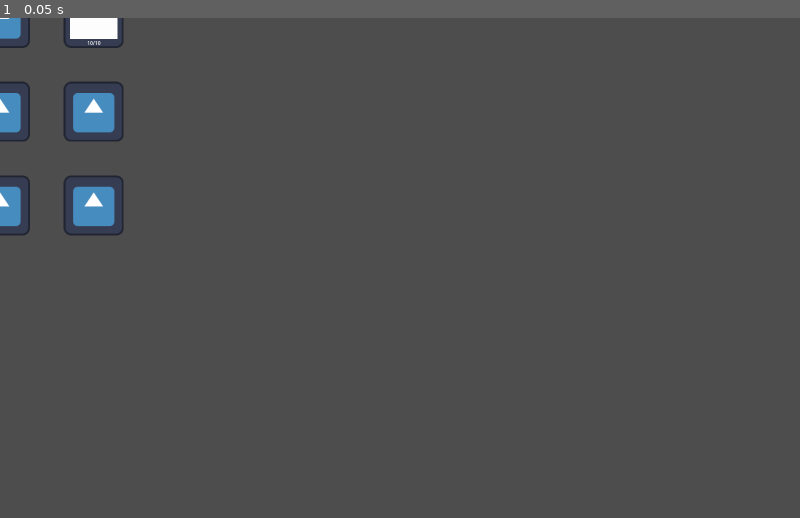
Above: before the commit, frame 1.
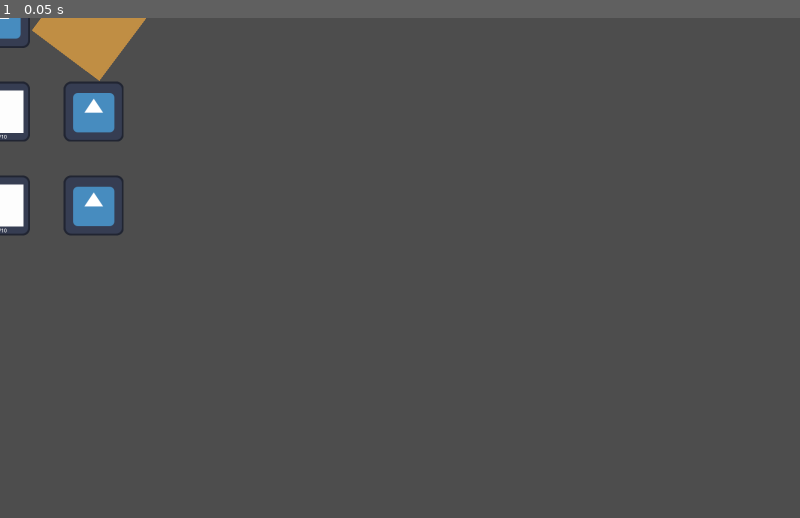
Above: after the commit, the same moment.

Repository: LandonM-byui/rpg-game-CSE290
Game: Godot game, scene res://modules/PlayerCharactersArea/player_grids.tscn
The game is run twice, just before and just after one commit, with the same random seed, the same clock (stepped at 60 frames per second) and the same inputs. This scene is started directly instead of the project's main scene. The engine's default icon, where the game draws it, is replaced by a stand-in: a white triangle on a blue panel in a dark square.
Inputs:
- Up to frame 1 (0.05 s): no input

The runs differ from the first frame. In frame 1, 1.5% of the frame differs, in the area x 0-19%, y 0-43%.
Error before the commit: Cannot call method 'instantiate' on a null value. (res://modules/PlayerCharactersArea/player_grids.gd:43)

Commit message:
Player movement implimented

Diff:
--- a/yee-haw/modules/PlayerCharactersArea/player_character.gd
+++ b/yee-haw/modules/PlayerCharactersArea/player_character.gd
@@ -1,13 +1,25 @@
 extends Node2D
+signal player_clicked(pos)
 
 var player_id = 0
-var player_position = Vector2(0,0)
+var char_name = ""
+var player_position = []
 var player_health = 10
 var current = false
 
-func initialize(id: int, current: bool) -> void:
+func initialize(id: int, name: String, in_party: bool, row: int, column: int) -> void:
 	player_id = id;
-	current = current;
+	current = in_party;
+	char_name = name;
+	player_position.append(row)
+	player_position.append(column)
 
-func _set_player_position(pos: Vector2) -> void:
-	player_position = pos
+func _set_player_position(row: int, column: int) -> void:
+	player_position.clear()
+	player_position.append(row)
+	player_position.append(column)
+
+
+func _on_area_2d_input_event(viewport: Node, event: InputEvent, shape_idx: int) -> void:
+	if event is InputEventMouseButton and event.pressed:
+		player_clicked.emit(player_position)
--- a/yee-haw/modules/PlayerCharactersArea/player_character.tscn
+++ b/yee-haw/modules/PlayerCharactersArea/player_character.tscn
@@ -3,12 +3,20 @@
 [ext_resource type="Script" uid="uid://0sfq6h61icgh" path="res://modules/PlayerCharactersArea/player_character.gd" id="1_h21t8"]
 [ext_resource type="Texture2D" uid="uid://cx4kvmvikphr5" path="res://Assets/Sample Assets/White_Rectangle.jpg" id="2_lm5yo"]
 
+[sub_resource type="RectangleShape2D" id="RectangleShape2D_h21t8"]
+size = Vector2(154, 138)
+
 [node name="PlayerCharacter" type="Node2D" unique_id=2054105415]
 script = ExtResource("1_h21t8")
 
-[node name="Sprite2D" type="Sprite2D" parent="." unique_id=1941933083]
+[node name="Area2D" type="Area2D" parent="." unique_id=558092487]
+
+[node name="Sprite2D" type="Sprite2D" parent="Area2D" unique_id=1941933083]
 scale = Vector2(0.5, 0.5)
 texture = ExtResource("2_lm5yo")
+
+[node name="CollisionShape2D" type="CollisionShape2D" parent="Area2D" unique_id=925626280]
+shape = SubResource("RectangleShape2D_h21t8")
 
 [node name="Health" type="Label" parent="." unique_id=1787309049]
 offset_left = -21.0
@@ -16,3 +24,6 @@
 offset_right = 22.0
 offset_bottom = 92.0
 text = "10/10"
+
+[connection signal="player_clicked" from="." to="." method="_on_player_clicked"]
+[connection signal="input_event" from="Area2D" to="." method="_on_area_2d_input_event"]
--- /dev/null
+++ b/yee-haw/modules/PlayerCharactersArea/player_grid.gd
@@ -0,0 +1,20 @@
+extends Node2D
+signal tile_clicked(row, column)
+
+var row
+var column
+
+func initialize(r, c):
+	row = r
+	column = c
+
+func _on_area_2d_input_event(viewport: Node, event: InputEvent, shape_idx: int) -> void:
+	if event is InputEventMouseButton and event.pressed:
+		tile_clicked.emit(row, column)
+
+
+func _highlight():
+	$Sprite2D.modulate = Color(0, 1, 0)
+
+func _un_highlight():
+	$Sprite2D.modulate = Color(1, 1, 1)
--- a/yee-haw/modules/PlayerCharactersArea/player_grid.tscn
+++ b/yee-haw/modules/PlayerCharactersArea/player_grid.tscn
@@ -1,15 +1,21 @@
 [gd_scene format=3 uid="uid://bmonm3860xtuv"]
 
+[ext_resource type="Script" uid="uid://jdwrtd0hib8m" path="res://modules/PlayerCharactersArea/player_grid.gd" id="1_gf6t8"]
 [ext_resource type="Texture2D" uid="uid://cynwov72hmk3b" path="res://icon.svg" id="1_nng1c"]
 
 [sub_resource type="RectangleShape2D" id="RectangleShape2D_gf6t8"]
 size = Vector2(203, 201.375)
 
-[node name="PlayerGrid" type="StaticBody2D" unique_id=310730952]
+[node name="PlayerGrid" type="Node2D" unique_id=6715437]
+script = ExtResource("1_gf6t8")
 
 [node name="Sprite2D" type="Sprite2D" parent="." unique_id=1111517741]
 scale = Vector2(1.5, 1.5)
 texture = ExtResource("1_nng1c")
 
-[node name="CollisionShape2D" type="CollisionShape2D" parent="." unique_id=1475695502]
+[node name="Area2D" type="Area2D" parent="." unique_id=1735856988]
+
+[node name="CollisionShape2D" type="CollisionShape2D" parent="Area2D" unique_id=1475695502]
 shape = SubResource("RectangleShape2D_gf6t8")
+
+[connection signal="input_event" from="Area2D" to="." method="_on_area_2d_input_event"]
--- a/yee-haw/modules/PlayerCharactersArea/player_grid_row.tscn
+++ b/yee-haw/modules/PlayerCharactersArea/player_grid_row.tscn
@@ -7,6 +7,13 @@
 
 [node name="PlayerGridRow" type="Node2D" unique_id=445643591]
 
+[node name="StaticBody2D" type="StaticBody2D" parent="." unique_id=1597856968]
+collision_layer = 32
+collision_mask = 32
+
+[node name="CollisionShape2D" type="CollisionShape2D" parent="StaticBody2D" unique_id=1000652479]
+shape = SubResource("RectangleShape2D_adfgx")
+
 [node name="PlayerGrid 0" parent="." unique_id=994231904 instance=ExtResource("1_r0ync")]
 position = Vector2(-300, 0)
 
@@ -14,10 +21,3 @@
 
 [node name="PlayerGrid 2" parent="." unique_id=1308356032 instance=ExtResource("1_r0ync")]
 position = Vector2(300, 0)
-
-[node name="StaticBody2D" type="StaticBody2D" parent="." unique_id=1597856968]
-collision_layer = 32
-collision_mask = 32
-
-[node name="CollisionShape2D" type="CollisionShape2D" parent="StaticBody2D" unique_id=1000652479]
-shape = SubResource("RectangleShape2D_adfgx")
--- a/yee-haw/modules/PlayerCharactersArea/player_grids.gd
+++ b/yee-haw/modules/PlayerCharactersArea/player_grids.gd
@@ -2,20 +2,30 @@
 extends Node2D
 @export var player_characters_scene: PackedScene
 @export var obstacles_scene: PackedScene
+@export var player_grid_scene: PackedScene
 var player_character_array = ["Miner", "Hunter", "Scout"]
 var character_current_index = 0;
-var player_grid_array = [["","",""],["","",""],["","",""],["","",""],["","",""]]
-var player_grid_possitions = [[Vector2(-300, -600), Vector2(0, -600), Vector2(300, -600)],[Vector2(-300, -300), Vector2(0, -300), Vector2(300, -300)], [Vector2(-300, 0), Vector2(0, 0), Vector2(300, 0)], [Vector2(-300, 300), Vector2(0, 300), Vector2(300, 300)], [Vector2(-300, 600), Vector2(0, 600), Vector2(300, 600)]]
-
+var player_grid_array = [[null,null,null],[null,null,null],[null,null,null],[null,null,null],[null,null,null]]
+var grid = []
+var player_grid_positions = [[Vector2(-300, -600), Vector2(0, -600), Vector2(300, -600)],[Vector2(-300, -300), Vector2(0, -300), Vector2(300, -300)], [Vector2(-300, 0), Vector2(0, 0), Vector2(300, 0)], [Vector2(-300, 300), Vector2(0, 300), Vector2(300, 300)], [Vector2(-300, 600), Vector2(0, 600), Vector2(300, 600)]]
+var selected_player = null
+var selected_player_pos = 0;
 
 
 func _ready() -> void:
 	randomize()
+	grid.clear()
+	grid = [[null,null,null],[null,null,null],[null,null,null],[null,null,null],[null,null,null]]
+	for r in range(player_grid_positions.size()):
+		for c in range(player_grid_positions[r].size()):
+			grid[r][c] = player_grid_scene.instantiate()
+			grid[r][c].initialize(r, c)
+			grid[r][c].position = player_grid_positions[r][c]
+			grid[r][c].tile_clicked.connect(_on_tile_clicked)
+			add_child(grid[r][c])
 	_set_up_obstacles(3)
 	_set_up_characters(player_character_array)
 
-	for row in player_grid_array:
-		print(row)
 
 	#var pc = player_characters_scene.instantiate()
 	#pc._set_player_position(Vector2(600, 600))
@@ -31,32 +41,38 @@
 
 
 func _set_up_characters(characters) -> void:
+	var i = 0
 	for char in characters:
 		var pc = player_characters_scene.instantiate()
-		pc.position = _find_random_spot(char)
+		var grid_pos = _find_random_spot(pc)
+		pc.initialize(i, char, true, grid_pos[0], grid_pos[1])
+		pc.position = player_grid_positions[grid_pos[0]][grid_pos[1]]
+		pc.player_clicked.connect(_on_player_clicked)
 		add_child(pc)
+		i+=1
 
 func _set_up_obstacles(num: int) -> void:
 	var n = num
 	var temp;
 	while n != 0:
 		var ob = obstacles_scene.instantiate()
-		ob.position = _find_random_spot("rock")
+		var grid_pos = _find_random_spot("rock")
+		ob.position = player_grid_positions[grid_pos[0]][grid_pos[1]]
 		add_child(ob)
 		n -= 1
 
 
-func _find_random_spot(str) -> Vector2:
+func _find_random_spot(str) -> Array:
 	var check = true
 	var row;
 	var column
 	while check:
 		row = randi() % 5
 		column = randi() % 3
-		if player_grid_array[row][column] == "":
+		if player_grid_array[row][column] == null:
 			player_grid_array[row][column] = str
 			check = false
-	return player_grid_possitions[row][column]
+	return [row, column]
 
 
 ## Use the up arrow to cycle through the characters needs cooldown
@@ -81,3 +97,41 @@
 						return false
 				return true
 	return false ## It wants this here for some reason
+
+func _on_player_clicked(pos) -> void:
+	# Find which player was clicked
+	for child in get_children():
+		if child.has_method("_set_player_position"):
+			if child.player_position == pos:
+				selected_player = child
+				selected_player_pos = pos[0]
+				_highlight_around_character(pos[0],pos[1], true)
+
+
+func _on_tile_clicked(row, column) -> void:
+	if selected_player == null:
+		return
+	if (player_grid_array[row][column] != null) or (abs(row - selected_player_pos) > 1):
+		pass
+	else:
+		_highlight_around_character(selected_player.player_position[0], selected_player.player_position[1], false)
+		var old_row = selected_player.player_position[0]
+		var old_column = selected_player.player_position[1]
+		player_grid_array[old_row][old_column] = null
+		selected_player._set_player_position(row, column)
+		selected_player.position = player_grid_positions[row][column]
+		player_grid_array[row][column] = selected_player
+		selected_player = null
+
+func _highlight_around_character(row, column, highlight):
+	var current_row = []
+	for vert in range(-1, 2):
+		if (vert + row >= 0) and (vert + row <= player_grid_array.size() - 1):
+			current_row = player_grid_array[row + vert]
+			for hor in range(-1, 2):
+				if (hor + column >= 0) and (hor + column <= current_row.size() - 1):
+					if (current_row[column + hor] == null):
+						if (highlight):
+							grid[row+vert][column+hor]._highlight()
+						else:
+							grid[row+vert][column+hor]._un_highlight()
--- a/yee-haw/modules/PlayerCharactersArea/player_grids.tscn
+++ b/yee-haw/modules/PlayerCharactersArea/player_grids.tscn
@@ -3,10 +3,14 @@
 [ext_resource type="Script" uid="uid://bvcog2fve586m" path="res://modules/PlayerCharactersArea/player_grids.gd" id="1_bxxg4"]
 [ext_resource type="PackedScene" uid="uid://bqdsclcbypmiw" path="res://modules/PlayerCharactersArea/player_grid_row.tscn" id="1_frdn5"]
 [ext_resource type="PackedScene" uid="uid://dk5864qiwsavv" path="res://modules/PlayerCharactersArea/player_character.tscn" id="2_7k6w2"]
+[ext_resource type="PackedScene" uid="uid://u66v61e07wak" path="res://modules/PlayerCharactersArea/obstacle.tscn" id="3_vdnvk"]
+[ext_resource type="PackedScene" uid="uid://bmonm3860xtuv" path="res://modules/PlayerCharactersArea/player_grid.tscn" id="4_hml6c"]
 
 [node name="Player Grids" type="Node2D" unique_id=600625148]
 script = ExtResource("1_bxxg4")
 player_characters_scene = ExtResource("2_7k6w2")
+obstacles_scene = ExtResource("3_vdnvk")
+player_grid_scene = ExtResource("4_hml6c")
 
 [node name="PlayerGridRow 0" parent="." unique_id=445643591 instance=ExtResource("1_frdn5")]
 position = Vector2(0, -600)
--- a/yee-haw/project.godot
+++ b/yee-haw/project.godot
@@ -46,6 +46,11 @@
 "events": [Object(InputEventKey,"resource_local_to_scene":false,"resource_name":"","device":-1,"window_id":0,"alt_press …(195 unchanged characters)…
 ]
 }
+Click={
+"deadzone": 0.2,
+"events": [Object(InputEventMouseButton,"resource_local_to_scene":false,"resource_name":"","device":-1,"window_id":0,"alt_pressed":false,"shift_pressed":false,"ctrl_pressed":false,"meta_pressed":false,"button_mask":1,"position":Vector2(175, 18),"global_position":Vector2(184, 66),"factor":1.0,"button_index":1,"canceled":false,"pressed":true,"double_click":false,"script":null)
+]
+}
 
 [layer_names]
 
Not shown, added: yee-haw/modules/PlayerCharactersArea/player_grid.gd.uid
